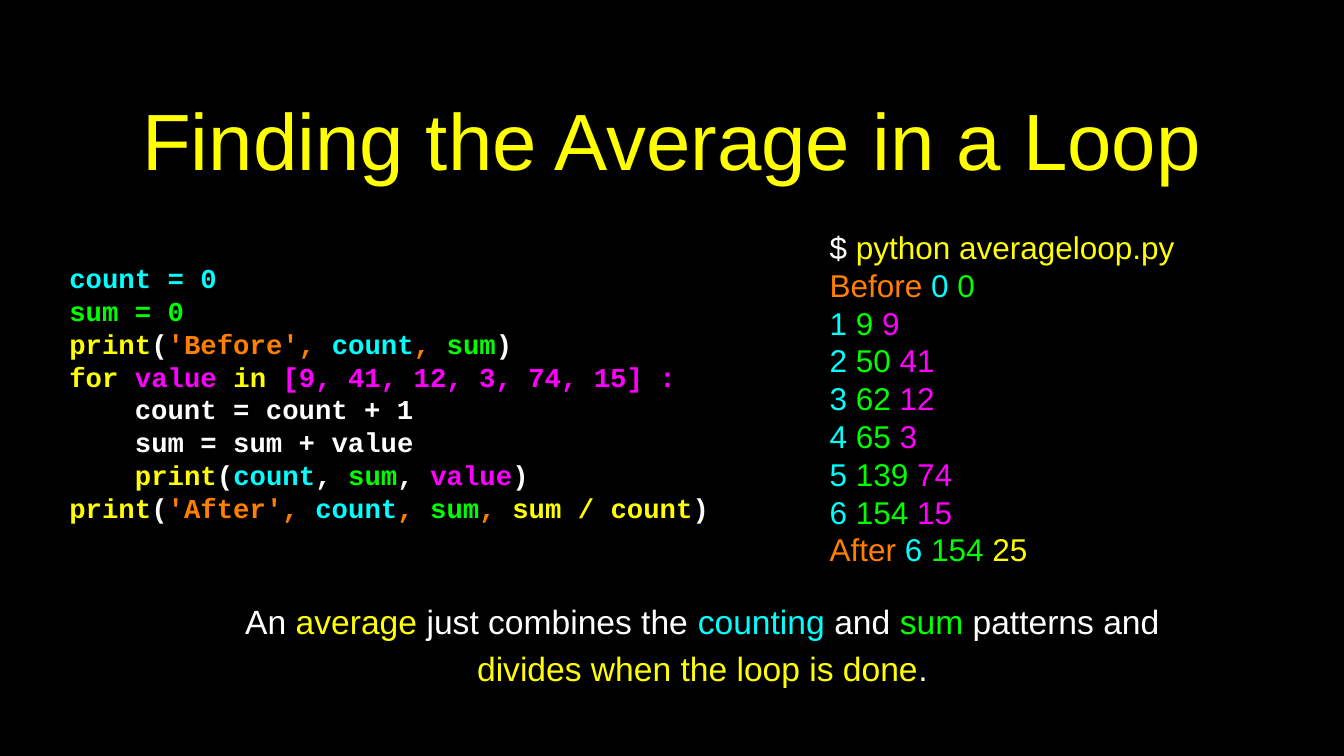
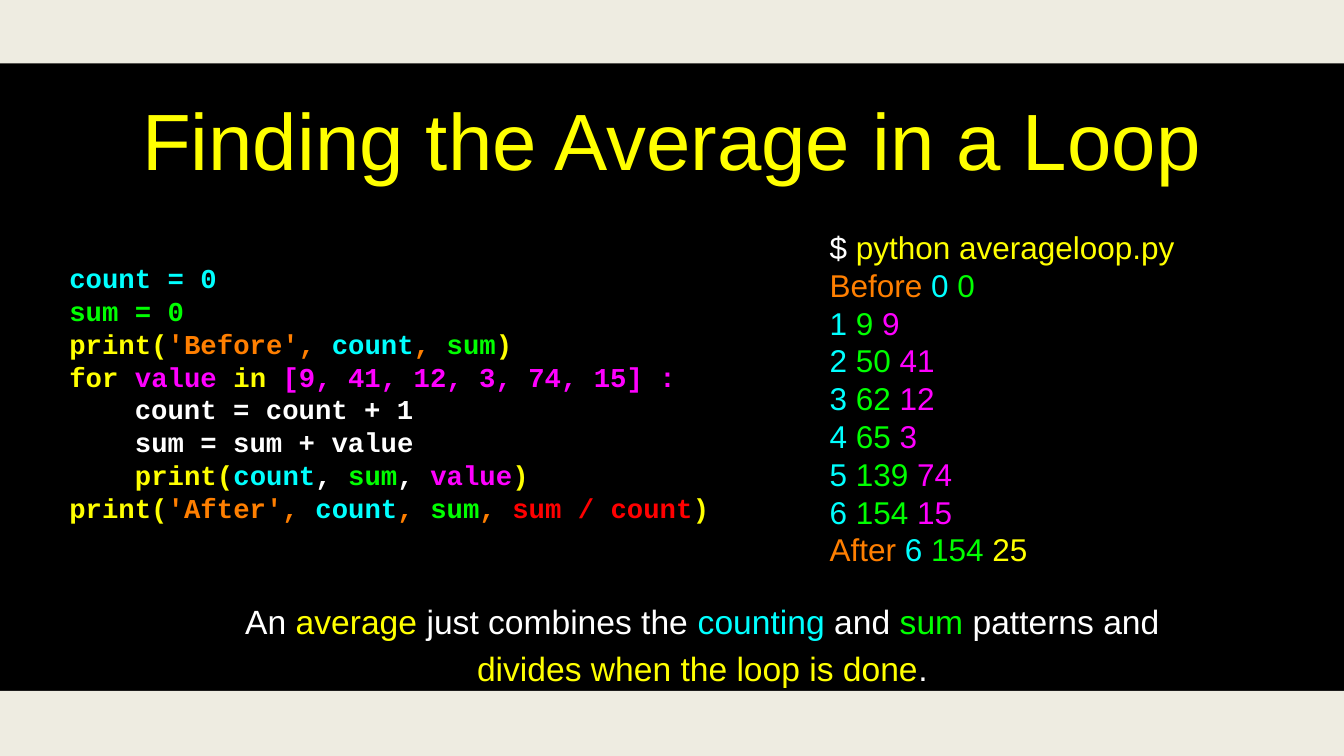
Before and after one commit to csev/py4e, a slide deck: slide 43 of lectures3/Pythonlearn-05-Iterations.pptx. Drawn at 1344x756 pixels with LibreOffice and Linux fonts; fonts in the diff are those of the drawing. Boxes give left, top, right and bottom in pixels: in the first picture for what was removed or moved away, otherwise in the second. Text is boxed around its words. In the diff, an @@ line names an element or a change of style, - is before the commit and + after.

```diff
--- a/lectures3/Pythonlearn-05-Iterations.pptx
+++ b/lectures3/Pythonlearn-05-Iterations.pptx
@@ rectangle added at box(0, 0, 1344, 63), fill #EEECE1 @@
@@ text at box(69, 335, 710, 524): text colour #FFFFFF to #FFFF00 in "print('Before', sum)", "print(count, value)", "print('After', count)"; text colour #FFFF00 to #FF0000 in "sum / count)" @@
@@ rectangle at box(0, 691, 1344, 756): fill #000000 to #EEECE1 @@
```
Also in this commit, not shown: 51 other slides changed.
